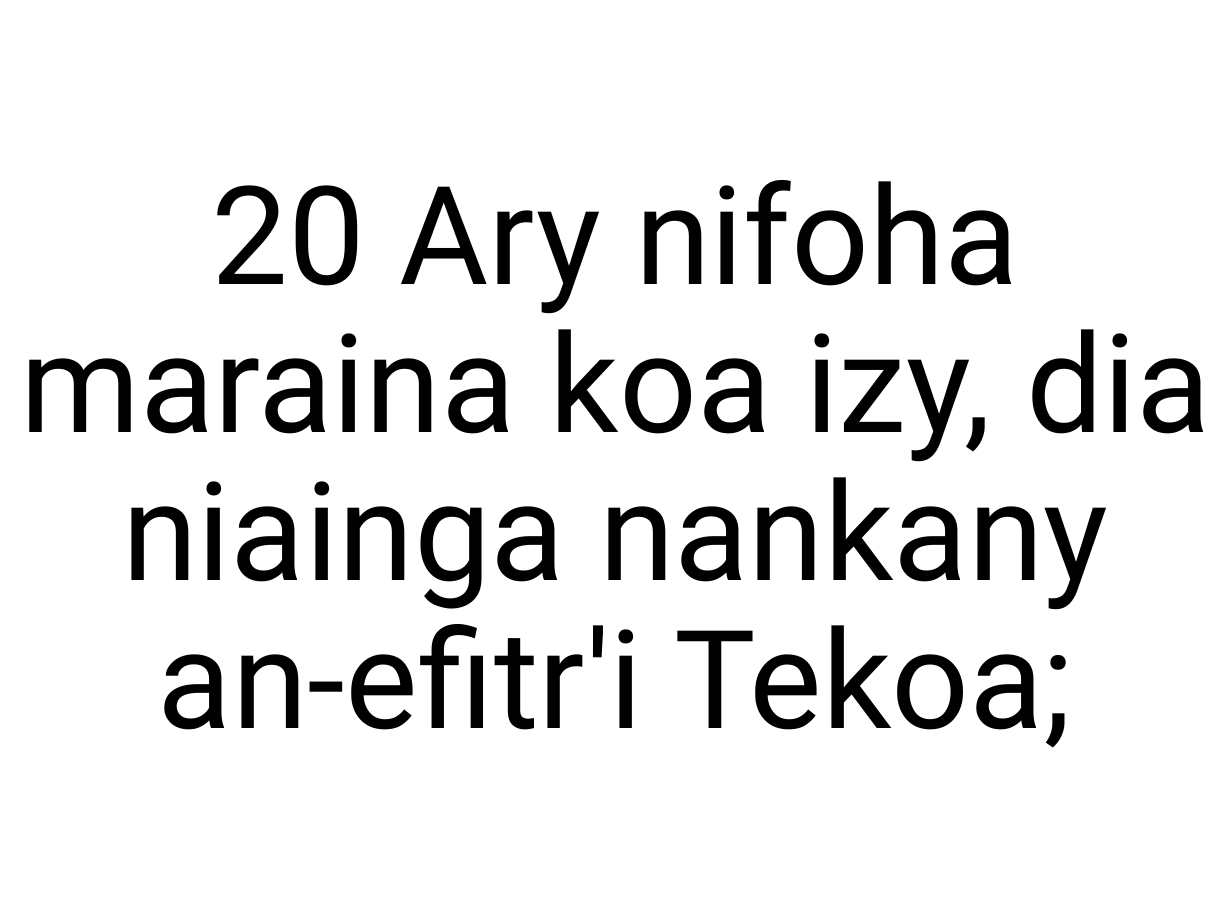
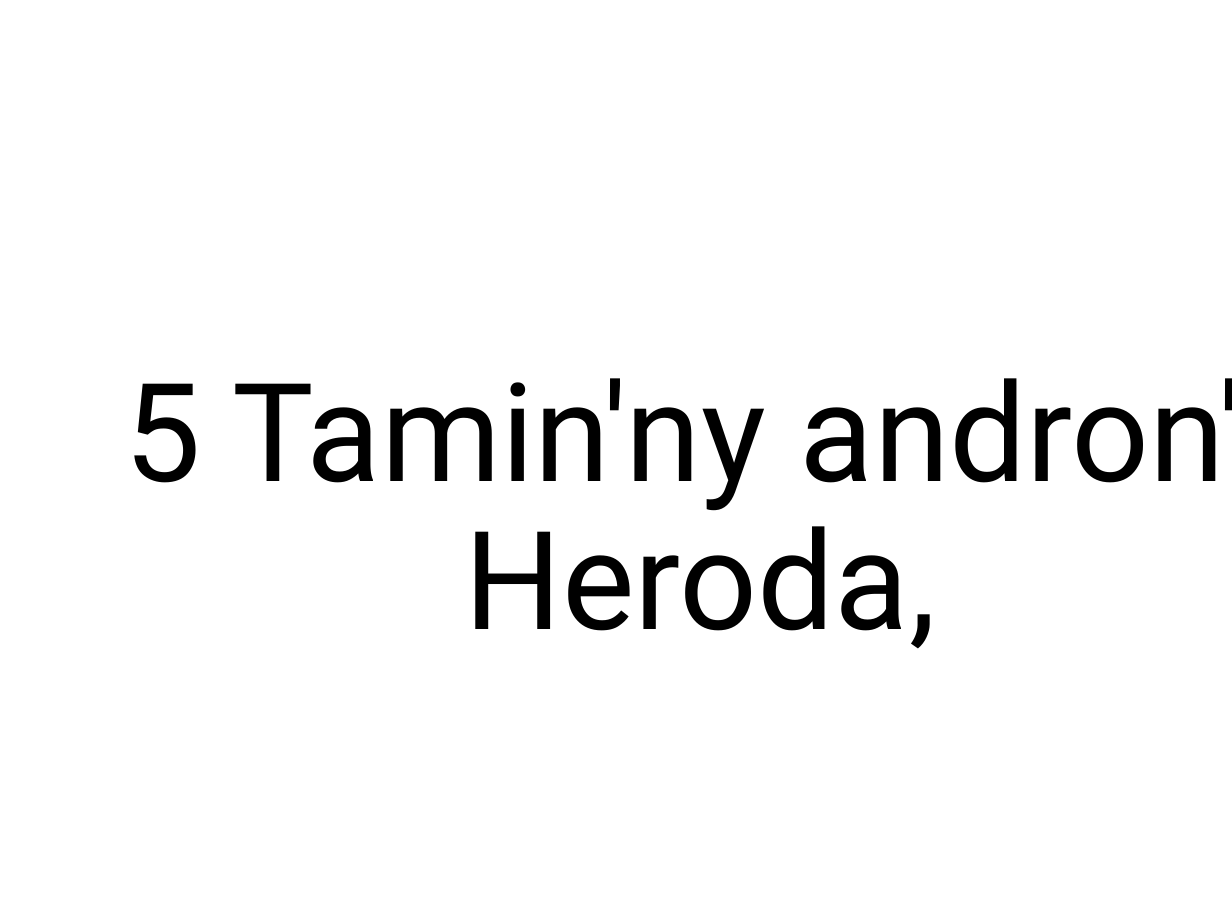
Before and after one commit to tsioryrovantsoa/baiboly-to-powerpoint, a slide deck: slide 2 of test.pptx. Drawn at 1232x924 pixels with LibreOffice and Linux fonts; fonts in the diff are those of the drawing; background and template pictures are left out. Boxes give left, top, right and bottom in pixels: in the first picture for what was removed or moved away, otherwise in the second. Text is boxed around its words. In the diff, an @@ line names an element or a change of style, - is before the commit and + after.

```diff
--- a/test.pptx
+++ b/test.pptx
@@ title at [124,378,1232,649]: text changed @@
-20 Ary nifoha maraina koa izy, dia niainga nankany an-efitr'i Tekoa;
+5 Tamin'ny andron'i Heroda,
```
Also in this commit, not shown: 2 other slides changed, 4 slides added, 2 slides removed, 8 other files.
